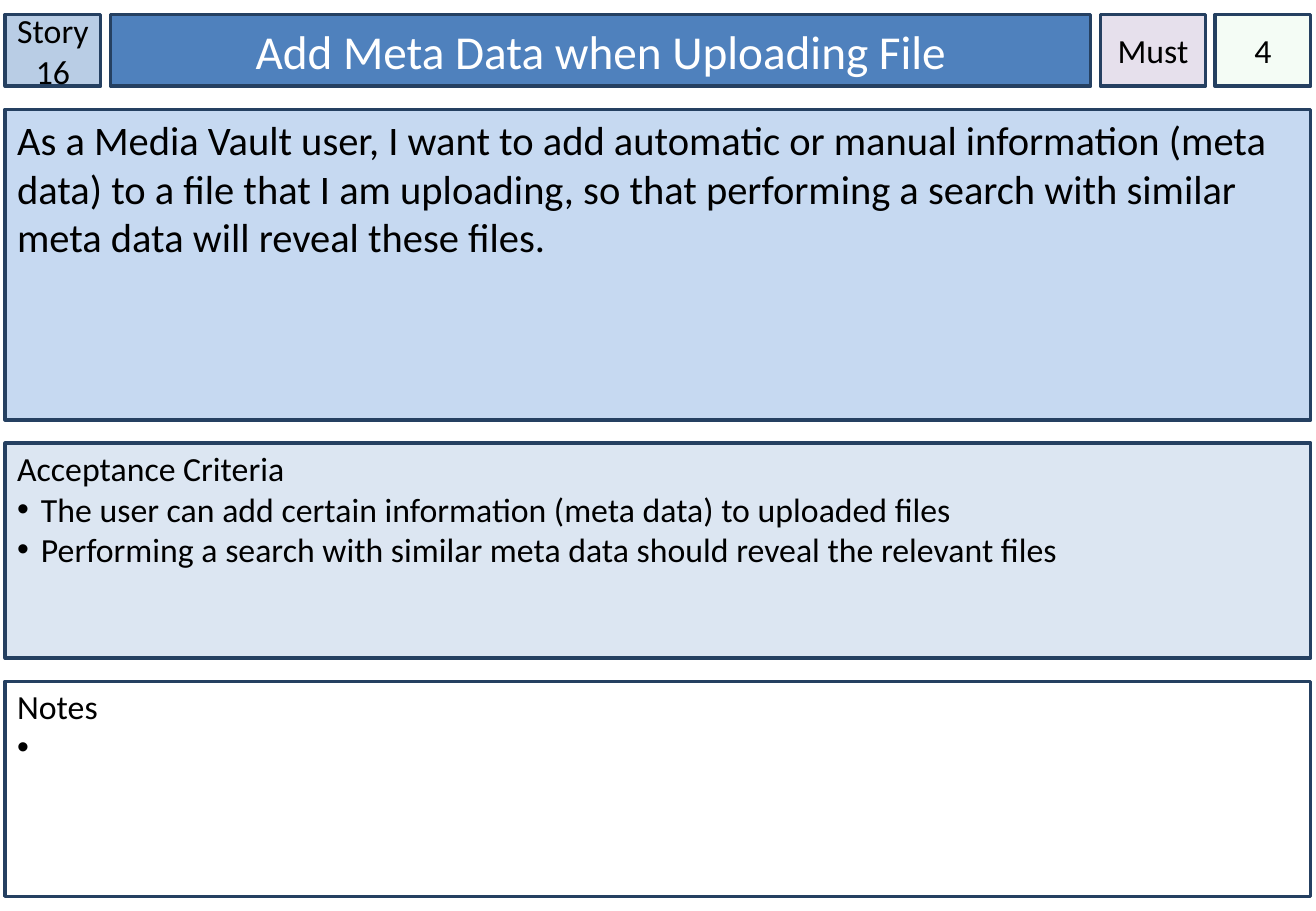
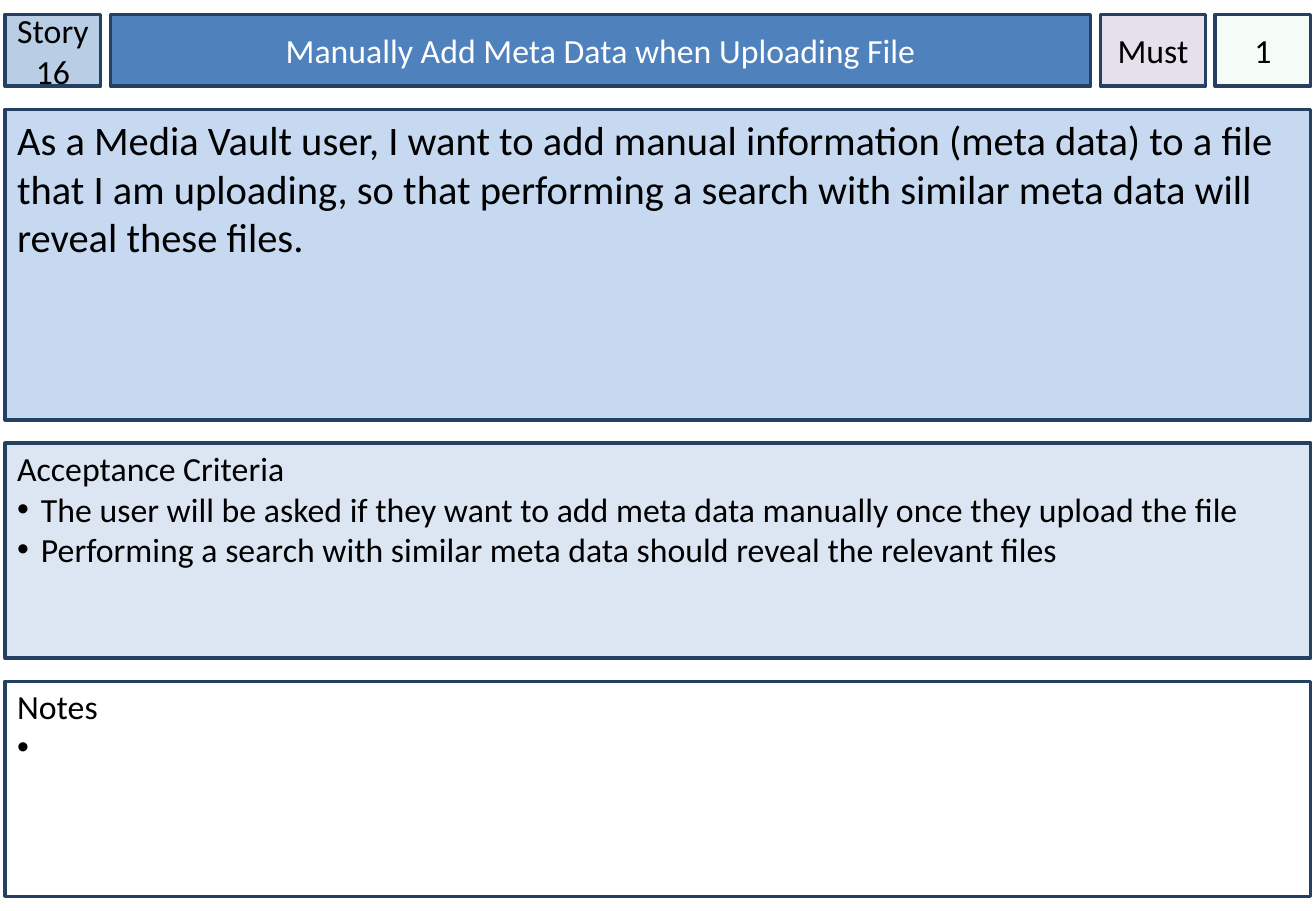
Before and after one commit to Lewibra/IFB299, a slide deck: slide 19 of Stories/Story Cards.pptx (slide 18 before the commit). Drawn at 1316x911 pixels with LibreOffice and Linux fonts; fonts in the diff are those of the drawing. Boxes give left, top, right and bottom in pixels: in the first picture for what was removed or moved away, otherwise in the second. Text is boxed around its words. In the diff, an @@ line names an element or a change of style, - is before the commit and + after.

```diff
--- a/Stories/Story Cards.pptx
+++ b/Stories/Story Cards.pptx
@@ text in rectangle at bbox=[286, 39, 915, 69]: text changed; size 28 to 20 pt @@
-Add Meta Data when Uploading File
+Manually Add Meta Data when Uploading File
@@ text in rectangle at bbox=[1254, 41, 1271, 63]: text changed @@
-4
+1
@@ text in rectangle at bbox=[17, 125, 1273, 253]: text changed @@
-As a Media Vault user, I want to add automatic or manual information (meta data) to a file that I am uploading, so that performing a search with similar meta data will reveal these files.
+As a Media Vault user, I want to add manual information (meta data) to a file that I am uploading, so that performing a search with similar meta data will reveal these files.
@@ text in rectangle at bbox=[41, 498, 1237, 528]: text changed @@
-• The user can add certain information (meta data) to uploaded files
+• The user will be asked if they want to add meta data manually once they upload the file
```
Also in this commit, not shown: 20 other slides changed, 2 slides added, 2 slides removed.
